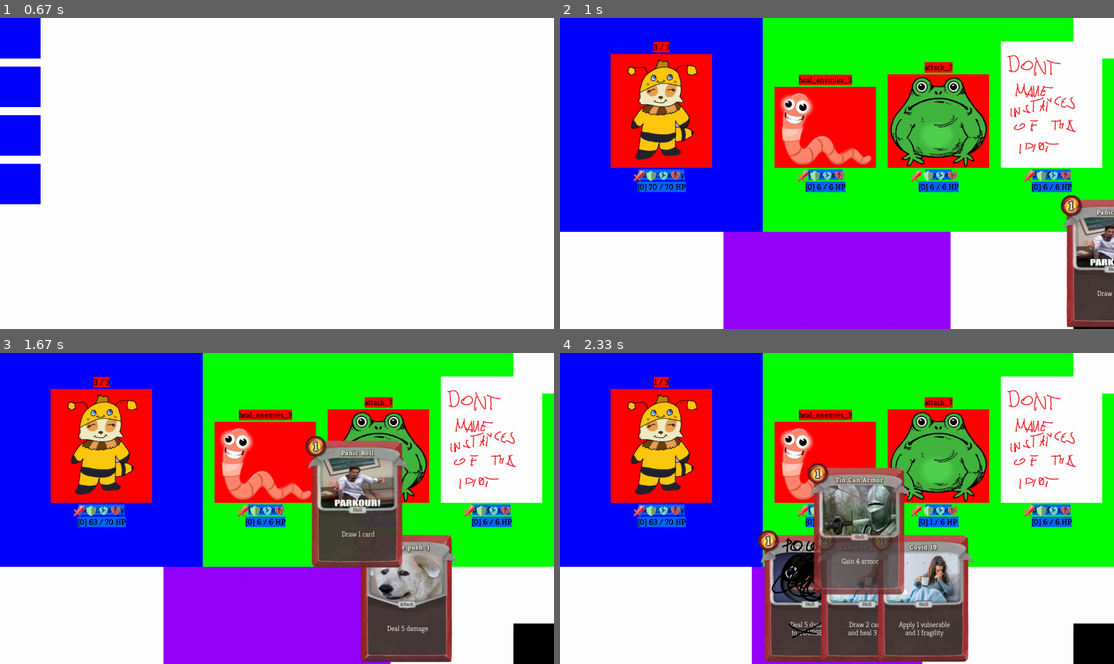
Above: before the commit, frames 1-4 (two rows, left to right).
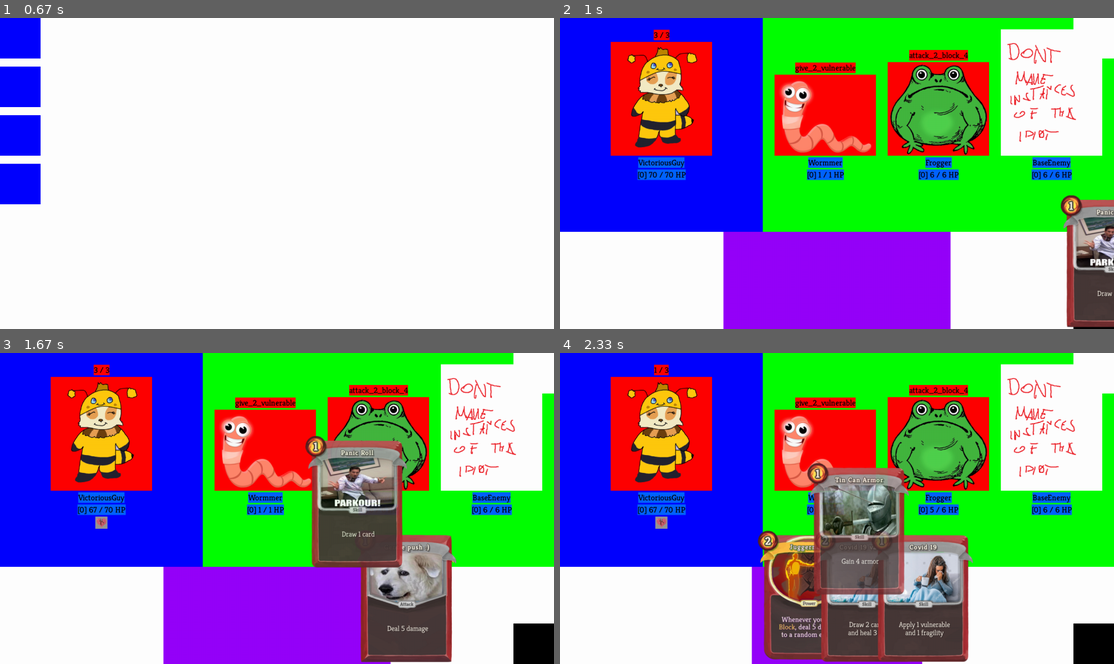
Above: after the commit, the same moments.

Repository: DawidKrolikiewicz/SlayTheSpire-WITH-PYGAME
Game: pygame game, started from CardGame/GameFolder/main.py
Two runs of this game, one before a commit and one after it. Both use one fixed random seed, a clock stepped at 60 frames per second and the inputs below.
Inputs (mouse positions are in pixels of both pictures, inside the frame that each line leads up to):
- Up to frame 1 (0.67 s): no input
- Up to frame 2 (1 s): press the mouse at (582, 36) at 0.87 s; move the mouse to (643, 73) at 0.97 s
- Up to frame 3 (1.67 s): release the mouse at (144, 446) at 1.1 s; click (531, 642) at 1.22 s; press the mouse at (476, 595) at 1.53 s; move the mouse to (354, 502) at 1.63 s
- Up to frame 4 (2.33 s): release the mouse at (792, 405) at 1.77 s; press the mouse at (842, 595) at 1.87 s; move the mouse to (903, 514) at 1.97 s; release the mouse at (958, 430) at 2.1 s; press the mouse at (753, 595) at 2.2 s; move the mouse to (859, 527) at 2.3 s

Frame 1 is identical in both runs. In frame 2, 16% of the frame differs, in the area x 9-98%, y 3-57%; in frame 3, 14%; in frame 4, 17%, in the area x 9-98%, y 3-100%.

Commit message:
Ongoing działa na obiektach
Generalnie wszystko działa jak wcześniej ALE przerobione żeby było obiektami (łatwiej ze stackowaniem efektów z kart + łatwiej ze sprite'ami).
Obecne efekty wyświetlają się pod postaciami ale nie wyświetlają jeszcze swojej liczby (Efektywności / Długości trwania)

Diff:
--- a/CardGame/GameFolder/cardsFile.py
+++ b/CardGame/GameFolder/cardsFile.py
@@ -1,7 +1,7 @@
 import random
 import enum
 import pygame
-import powersFile
+import ongoingFile
 
 
 def event_listener(ev, player, list_of_enemies, play_rect):
@@ -26,17 +26,29 @@
 
 
 # ====================== TARGETING =======================
+
 class Targeting(enum.Enum):
     ANY = 1
     ENEMY = 2
 
 
+# ====================== CARD TYPE =======================
+
+class CardType(enum.Enum):
+    ATTACK = 1
+    SKILL = 2
+    POWER = 3
+    STATUS = 4
+    CURSE = 5
+
+
 # ======================= CardBase =======================
 class CardBase(pygame.sprite.Sprite):
     def __init__(self):
         pygame.sprite.Sprite.__init__(self)
         # GAME RELATED
         self.name = self.__class__.__name__
+        self.type = CardType.ATTACK
         self.cost = 99
         self.text = "There is no text here!"
         self.target = Targeting.ANY
@@ -236,26 +248,28 @@
 # ======================= Card7 =======================
 
 
-class Power(CardBase):
-    def __init__(self):
-        super().__init__()
-        # GAME RELATED
-        self.cost = 0
+class Juggernaut(CardBase):
+    def __init__(self):
+        super().__init__()
+        # GAME RELATED
+        self.type = CardType.POWER
+        self.cost = 1
         self.text = "There is no text here!"
         self.text = Targeting.ANY
         self.exhaust = False
         # VISUAL RELATED
-        self.image = pygame.image.load("Cards/power.png")
+        self.image = pygame.image.load("Cards/juggernaut (1).png")
         # SHOP RELATED
         self.price_range = (99, 99)
         self.weight = 0
 
     def action(self, player, list_of_enemies, target):
-        for buff in player.list_of_ongoing:
-            if isinstance(buff, powersFile.Power):
-                print("NOT ADDING DUPLICATES OF THE POWER")
+        for ongoing in player.list_of_ongoing:
+            if isinstance(ongoing, ongoingFile.JuggernautEffect):
+                ongoing.intensity += 5
                 return
-        player.list_of_ongoing.append(powersFile.Power())
+        player.list_of_ongoing.append(ongoingFile.JuggernautEffect())
+
 
 class Ritual(CardBase):
     def __init__(self):
--- a/CardGame/GameFolder/characterFile.py
+++ b/CardGame/GameFolder/characterFile.py
@@ -13,16 +13,12 @@
         self.max_health = health
         self.cur_health = health
         self.armor = 0
-        self.strength = 0
-        self.vulnerability = 0
-        self.dexterity = 0
-        self.fragility = 0
         self.list_of_ongoing = [o.Strength(), o.Dexterity(), o.Frail(), o.Vulnerable()]
 
         # DISPLAY RELATED
         self.image_sprite = pygame.image.load("Enemies/Don'tMakeInstancesOfBaseEnemyPLS.png")
         self.rect_sprite = self.image_sprite.get_rect()
-        self.rect_sprite.bottom = 370
+        self.rect_sprite.bottom = 340
 
         self.image_name = text_font.render(self.name, True, (0, 0, 0))
         self.rect_name = self.image_name.get_rect()
@@ -32,6 +28,9 @@
                                          (0, 0, 0))
         self.rect_hp = self.image_hp.get_rect()
         self.rect_hp.top = self.rect_name.bottom + 4
+
+        self.rect_ongoing = (0, 0, 0, 0)
+        self.ongoing_counter = 0
 
     def event_listener(self, ev, list_of_enemies):
         for ongoing in self.list_of_ongoing:
@@ -54,6 +53,19 @@
         pygame.draw.rect(screen, (0, 100, 255), self.rect_hp)
         screen.blit(self.image_hp, self.rect_hp.topleft)
 
+        # ONGOING EFFECTS
+        self.ongoing_counter = 0
+        for ongoing in self.list_of_ongoing:
+            if (ongoing.counter is not None and ongoing.counter > 0) or (ongoing.duration is not None and ongoing.duration > 0) or (
+                    ongoing.intensity is not None and ongoing.intensity != 0):
+                self.ongoing_counter += 1
+
+        self.rect_ongoing = pygame.Rect(0, 0, self.ongoing_counter * 30, 30)
+        self.rect_ongoing.centerx = self.rect_sprite.centerx
+        self.rect_ongoing.top = self.rect_hp.bottom + 4
+        self.ongoing_counter -= 1
+
+        pygame.draw.rect(screen, (150, 150, 150), self.rect_ongoing)
         for ongoing in self.list_of_ongoing:
             ongoing.update(self, screen)
 
@@ -61,11 +73,17 @@
         print(f">>  {self.name}'s info is being displayed!")
         print(f"    Health: {self.cur_health} / {self.max_health}")
         print(f"    Armor: {self.armor}")
-        print(f"    Buffs: S- {self.strength}, D- {self.dexterity}, V- {self.vulnerability}, F- {self.fragility}")
+        for ongoing in self.list_of_ongoing:
+            if ongoing.duration is not None and ongoing.duration != 0:
+                print(f"    {ongoing.__class__.__name__}: {ongoing.duration}")
+            elif ongoing.intensity is not None and ongoing.intensity != 0:
+                print(f"    {ongoing.__class__.__name__}: {ongoing.intensity}")
+            elif ongoing.counter is not None and ongoing.counter != 0:
+                print(f"    {ongoing.__class__.__name__}: {ongoing.counter}")
 
     def deal_damage(self, base_damage_value, target):
-        damage = base_damage_value + self.strength
-        if target.vulnerability > 0:
+        damage = base_damage_value + self.list_of_ongoing[0].intensity
+        if target.list_of_ongoing[3].duration > 0:
             damage = int(damage * 1.5)
         if target.armor > 0:
             if target.armor >= damage:
@@ -78,7 +96,7 @@
             target.cur_health -= damage
 
     def add_armor(self, armor, target):
-        target.armor += int((armor + self.dexterity) / (1.5 if self.fragility > 0 else 1))
+        target.armor += int((armor + self.list_of_ongoing[1].intensity) / (1.5 if self.list_of_ongoing[2].duration > 0 else 1))
 
     def heal(self, value, target):
         target.cur_health += value
@@ -86,13 +104,13 @@
             target.cur_health = target.max_health
 
     def add_str(self, value, target):
-        target.strength += value
+        target.list_of_ongoing[0].intensity += value
 
     def add_dex(self, value, target):
-        target.dexterity += value
+        target.list_of_ongoing[1].intensity += value
 
     def add_frai(self, value, target):
-        target.fragility += value
+        target.list_of_ongoing[2].duration += value
 
     def add_vuln(self, value, target):
-        target.vulnerability += value
+        target.list_of_ongoing[3].duration += value
--- a/CardGame/GameFolder/enemyFile.py
+++ b/CardGame/GameFolder/enemyFile.py
@@ -47,9 +47,10 @@
         super().__init__(name, health)
         self.image_sprite = pygame.image.load("Enemies/frog.png")
         self.rect_sprite = self.image_sprite.get_rect()
-        self.rect_sprite.bottom = 370
+        self.rect_sprite.bottom = 340
 
-        self.list_of_actions = [self.attack_7, self.attack_2_block_4, self.str_1_block_1]
+        #self.list_of_actions = [self.attack_7, self.attack_2_block_4, self.str_1_block_1]
+        self.list_of_actions = [self.attack_2_block_4]
 
     def attack_7(self, player, list_of_enemies):
         print(f">> {self.name} attacks!")
@@ -71,9 +72,10 @@
         super().__init__(name, health)
         self.image_sprite = pygame.image.load("Enemies/worm.png")
         self.rect_sprite = self.image_sprite.get_rect()
-        self.rect_sprite.bottom = 370
+        self.rect_sprite.bottom = 340
 
-        self.list_of_actions = [self.attack_2_x2, self.heal_enemies_3]
+        #self.list_of_actions = [self.attack_2_x2, self.heal_enemies_3, self.give_2_vulnerable]
+        self.list_of_actions = [self.heal_enemies_3, self.give_2_vulnerable]
 
     def attack_2_x2(self, player, list_of_enemies):
         print(f">> {self.name} attacks twice!")
@@ -84,6 +86,10 @@
         print(f">> {self.name} heal itself and it's allies!")
         for enemy in list_of_enemies:
             self.heal(3, enemy)
+
+    def give_2_vulnerable(self, player, list_of_enemies):
+        print(f">> {self.name} weakens player's defences!")
+        self.add_vuln(2, player)
 
 
 class Cultist(Enemy):
--- a/CardGame/GameFolder/main.py
+++ b/CardGame/GameFolder/main.py
@@ -32,7 +32,7 @@
                  cardsFile.Deal5Damage(), cardsFile.Deal5Damage(),
                  cardsFile.Draw1(), cardsFile.Draw1(),
                  cardsFile.Armor4(), cardsFile.Armor4(),
-                 cardsFile.Buff(), cardsFile.Debuff(), cardsFile.Power()]
+                 cardsFile.Buff(), cardsFile.Debuff(), cardsFile.Juggernaut()]
 
 PLAYER = playerFile.Player(PLAYER_NAME, STARTING_HEALTH, STARTING_DECK)
 
--- a/CardGame/GameFolder/ongoingFile.py
+++ b/CardGame/GameFolder/ongoingFile.py
@@ -1,4 +1,6 @@
+import random
 import pygame.sprite
+import playerFile
 
 
 # ======================= Ongoing (superclass) =======================
@@ -11,7 +13,7 @@
         self.intensity = None
         self.duration = None
         # VISUAL RELATED
-        self.image = pygame.image.load("Ongoing/Ongoing.png")
+        self.image = pygame.image.load("Ongoing/Strength.png")
         self.rect = self.image.get_rect()
         self.rect.centery = 400
 
@@ -19,8 +21,11 @@
         pass
 
     def update(self, character, screen):
-        self.rect.center = (400, 400)
-        screen.blit(self.image, self.rect.topleft)
+        if (self.counter is not None and self.counter > 0) or (self.duration is not None and self.duration > 0) or (self.intensity is not None and self.intensity != 0):
+            self.rect.topleft = character.rect_ongoing.topleft
+            self.rect.right = character.rect_ongoing.right - (character.ongoing_counter * self.rect.width)
+            character.ongoing_counter -= 1
+            screen.blit(self.image, self.rect.topleft)
 
 
 # ============================= Strength =============================
@@ -37,9 +42,7 @@
         pass
 
     def update(self, character, screen):
-        #super().update(screen)
-        self.rect.center = (character.rect_sprite.centerx - 45, self.rect.centery)
-        screen.blit(self.image, self.rect.topleft)
+        super().update(character, screen)
 
 
 # ============================ Dexterity =============================
@@ -56,9 +59,7 @@
         pass
 
     def update(self, character, screen):
-        #super().update(screen)
-        self.rect.center = (character.rect_sprite.centerx - 15, self.rect.centery)
-        screen.blit(self.image, self.rect.topleft)
+        super().update(character, screen)
 
 
 # ============================== Frail ===============================
@@ -75,9 +76,7 @@
         pass
 
     def update(self, character, screen):
-        #super().update(screen)
-        self.rect.center = (character.rect_sprite.centerx + 15, self.rect.centery)
-        screen.blit(self.image, self.rect.topleft)
+        super().update(character, screen)
 
 
 # ============================ Vulnerable ============================
@@ -94,6 +93,23 @@
         pass
 
     def update(self, character, screen):
-        #super().update(screen)
-        self.rect.center = (character.rect_sprite.centerx + 45, self.rect.centery)
-        screen.blit(self.image, self.rect.topleft)
+        super().update(character, screen)
+
+
+# ============================ Juggernaut ============================
+
+class JuggernautEffect(Ongoing):
+    def __init__(self):
+        super().__init__()
+        # GAME RELATED
+        self.intensity = 5
+        # VISUAL RELATED
+        self.image = pygame.image.load("Ongoing/Juggernaut.png")
+
+    def event_listener(self, ev, player, list_of_enemies):
+        if ev.type == playerFile.ON_PLAYER_GAIN_BLOCK:
+            enemy = random.choice(list_of_enemies)
+            enemy.cur_health -= self.intensity
+
+    def update(self, character, screen):
+        super().update(character, screen)
--- a/CardGame/GameFolder/playerFile.py
+++ b/CardGame/GameFolder/playerFile.py
@@ -2,6 +2,7 @@
 import pygame.image
 import characterFile
 import roomsFile
+import cardsFile
 
 ON_CARD_EXHAUSTED = pygame.USEREVENT + 1
 ON_STATUS_CARD_DRAWN = pygame.USEREVENT + 2
@@ -9,7 +10,7 @@
 ON_PLAYER_ATTACKED = pygame.USEREVENT + 4
 ON_ATTACK_PLAYED = pygame.USEREVENT + 5
 ON_PLAYER_LOSE_HP_FROM_CARD = pygame.USEREVENT + 6
-ON_SKILL_PLAYER = pygame.USEREVENT + 7
+ON_SKILL_PLAYED = pygame.USEREVENT + 7
 ON_PLAYER_GAIN_BLOCK = pygame.USEREVENT + 8
 ON_TURN_END = pygame.USEREVENT + 9
 ON_TURN_START = pygame.USEREVENT + 10
@@ -31,7 +32,7 @@
 
         self.image_sprite = pygame.image.load("Enemies/player.png")
         self.rect_sprite = self.image_sprite.get_rect()
-        self.rect_sprite.bottom = 370
+        self.rect_sprite.bottom = 340
         self.rect_sprite.centerx = 250
 
         self.image_mana = characterFile.text_font.render(f"{self.mana} / 3", True, (0, 0, 0))
@@ -80,10 +81,14 @@
 
                 card.action(player, list_of_enemies, target)
                 card.reset_card_position()
-                if not card.exhaust:
+                if card.type == cardsFile.CardType.POWER:
+                    self.remove_card(card)
+                elif not card.exhaust:
                     self.discard_card(card)
+                elif card.exhaust:
+                    self.exhaust_card(card)
                 else:
-                    self.exhaust_card(card)
+                    print("There is some CRITICAL error here D:")
             else:
                 print(f"Not enough mana to play {card.name}!")
 
@@ -110,6 +115,12 @@
         if target == self:
             # Post event
             pygame.event.post(pygame.event.Event(ON_PLAYER_LOSE_HP_FROM_CARD))
+
+    def add_armor(self, armor, target):
+        super().add_armor(armor, target)
+        if target == self:
+            # Post event
+            pygame.event.post(pygame.event.Event(ON_PLAYER_GAIN_BLOCK))
 
     def add_card_to_deck(self, card):
         self.deck.append(card)
@@ -146,10 +157,13 @@
         self.deck.clear()
         self.hand.clear()
         self.discard.clear()
-        self.strength = 0
-        self.dexterity = 0
-        self.fragility = 0
-        self.vulnerability = 0
+        for ongoing in self.list_of_ongoing:
+            if ongoing.duration is not None:
+                ongoing.duration = 0
+            elif ongoing.intensity is not None:
+                ongoing.intensity = 0
+            elif ongoing.counter is not None:
+                ongoing.counter = 0
 
     def start_turn(self):
         self.armor = 0
@@ -158,10 +172,10 @@
 
     def end_turn(self):
         self.drag = None
-        if self.fragility > 0:
-            self.fragility -= 1
-        if self.vulnerability > 0:
-            self.vulnerability -= 1
+        for ongoing in self.list_of_ongoing:
+            if ongoing.duration is not None and ongoing.duration > 0:
+                ongoing.duration -= 1
+
         while self.hand:
             self.discard_card(self.hand[0])
         print(f">>  {self.name} is ENDING THEIR TURN:")
--- a/CardGame/GameFolder/powersFile.py
+++ /dev/null
@@ -1,10 +0,0 @@
-import playerFile
-
-
-class Power: # TEST
-    def __init__(self):
-        pass
-
-    def event_listener(self, ev, player, list_of_enemies):
-        if ev.type == playerFile.ON_ATTACK_PLAYED:
-            player.add_armor(2, player)
--- a/CardGame/GameFolder/roomsFile.py
+++ b/CardGame/GameFolder/roomsFile.py
@@ -136,7 +136,6 @@
             if ev.type == pygame.MOUSEBUTTONDOWN:
                 pos = pygame.mouse.get_pos()
                 if self.end_turn_rect.collidepoint(pos):
-                    player.end_turn()
                     print(f"END TURN")
                     self.state = 3
         cardsFile.event_listener(ev, player, self.list_of_enemies, self.bg_play_rect)
@@ -212,7 +211,7 @@
 
     def _get_random_combat(self):
         # Get random combat encounter from the list
-        fights = [[enemyFile.Worm("Wormmer", 6), enemyFile.Frog("Frogger", 6), enemyFile.Enemy("BaseEnemy", 6)]]
+        fights = [[enemyFile.Worm("Wormmer", 1), enemyFile.Frog("Frogger", 6), enemyFile.Enemy("BaseEnemy", 6)]]
         self.list_of_enemies += random.choice(fights)
 
     def _position_enemies(self):
Binary file added: CardGame/GameFolder/Cards/juggernaut (1).png
Binary file added: CardGame/GameFolder/Ongoing/Juggernaut.png
Binary file removed: CardGame/GameFolder/Ongoing/Ongoing.png
